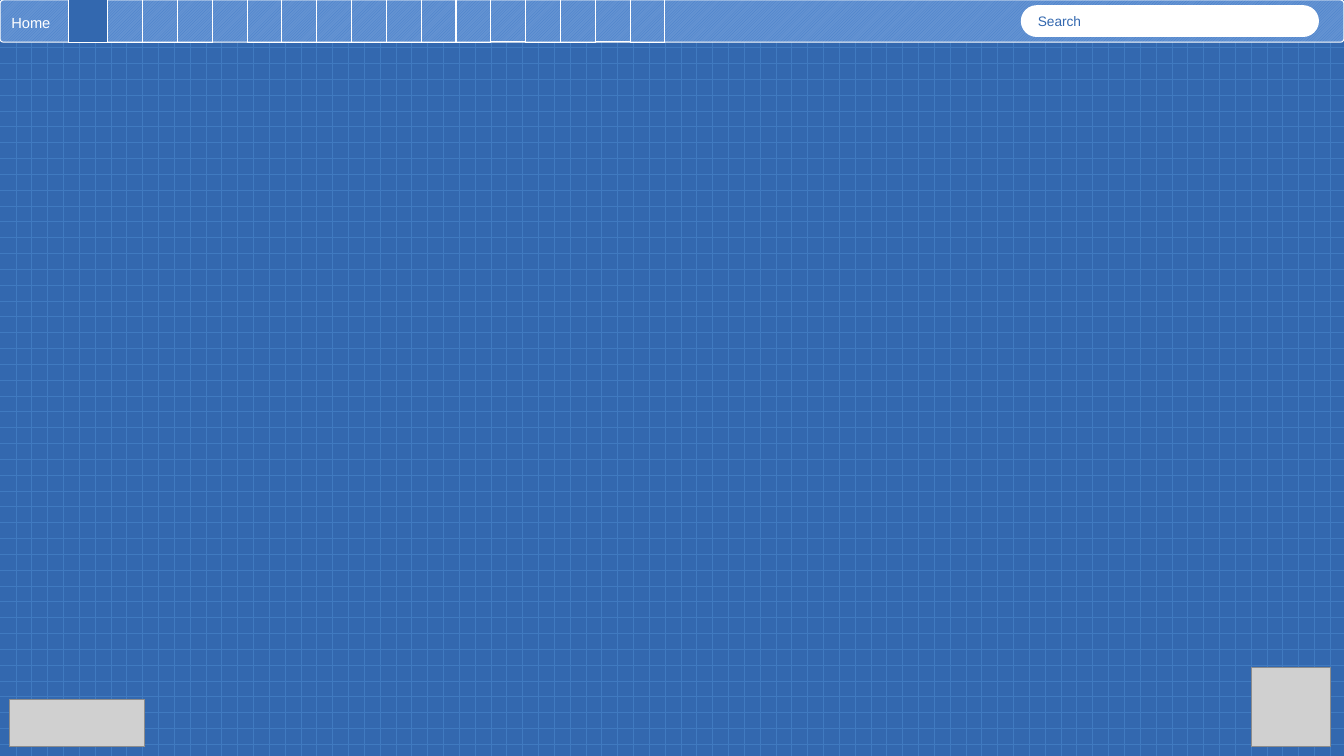
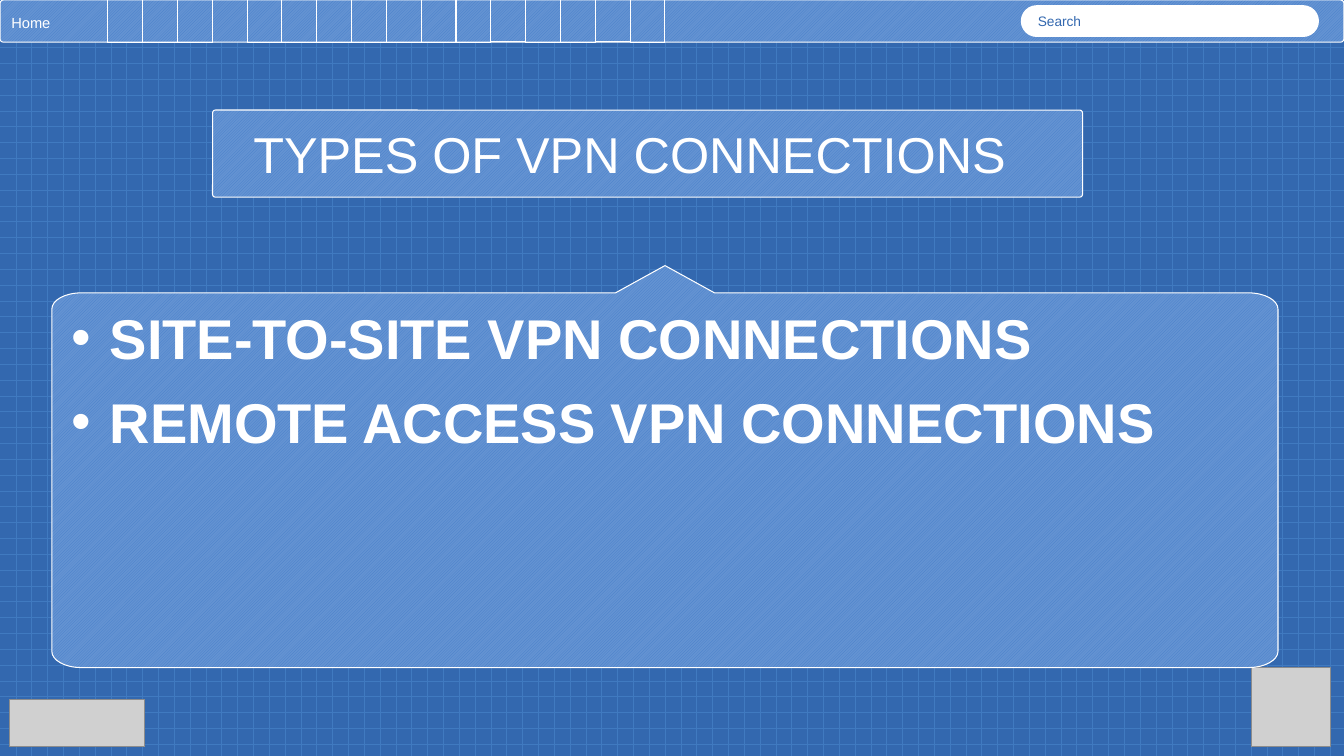
Before and after one commit to austinsonger/DataCommunicationsandNetworking-RobertMorrisUniversity, a slide deck: slide 20 of Virtual Private Networks.pptx (slide 25 before the commit). Drawn at 1344x756 pixels with LibreOffice and Linux fonts; fonts in the diff are those of the drawing; grey boxes stand for pictures. Boxes give left, top, right and bottom in pixels: in the first picture for what was removed or moved away, otherwise in the second. Text is boxed around its words. In the diff, an @@ line names an element or a change of style, - is before the commit and + after.

```diff
--- a/Virtual Private Networks.pptx
+++ b/Virtual Private Networks.pptx
@@ rectangle removed at bbox=[69, 0, 108, 42] @@
@@ rounded rectangle added at bbox=[213, 110, 1083, 197], fill pattern #437CC9 on #6493D2, outline #FFFFFF 0.75 pt, 36 pt, text #FFFFFF @@
+TYPES OF VPN CONNECTIONS
@@ freeform shape added at bbox=[51, 266, 1277, 668], fill pattern #437CC9 on #6493D2, outline #FFFFFF 0.75 pt, 40 pt, text #FFFFFF, bold @@
+• SITE-TO-SITE VPN CONNECTIONS
+• REMOTE ACCESS VPN CONNECTIONS
```
Also in this commit, not shown: 18 other slides changed, 7 slides added, 19 slides removed, 3 other files.
